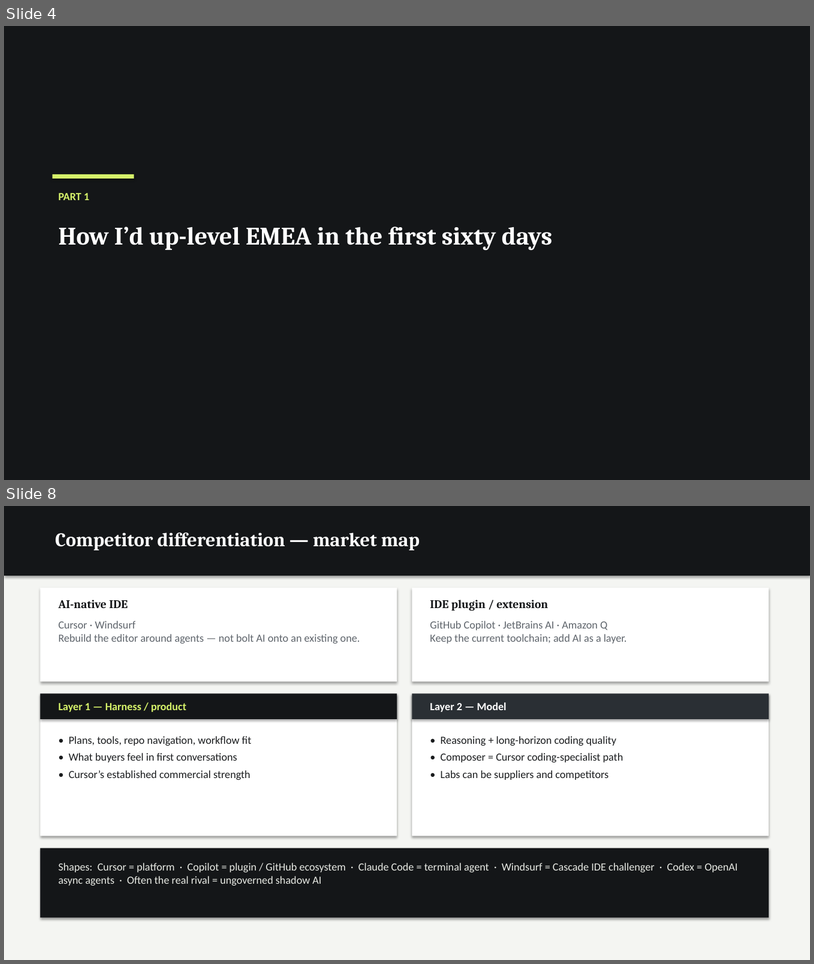
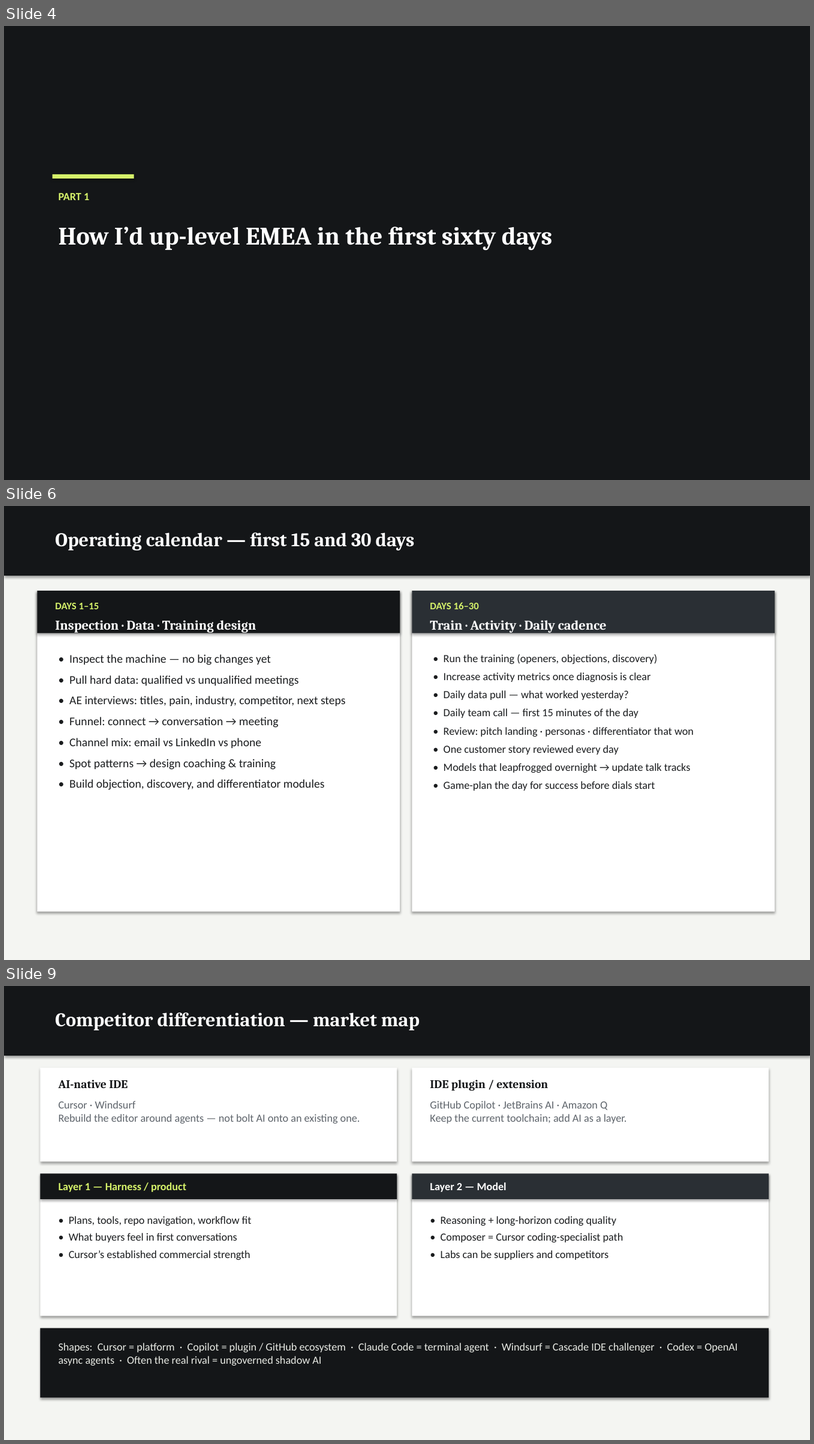
Before and after one commit to dempseli01-stack/lindsey, a slide deck: Lindsey_Presentation.pptx. Shown one above the other, each under a label of ours: slides 4 and 8 before the commit, slides 4, 6 and 9 after it; the slides between them are not shown. The pictures are 814x964 and 814x1444 pixels, drawn with LibreOffice and Linux fonts; fonts in the diff are those of the drawing. Boxes give left, top, right and bottom in pixels: in the first picture for what was removed or moved away, otherwise in the second. Text is boxed around its words. In the diff, an @@ line names an element or a change of style, - is before the commit and + after.

```diff
--- a/Lindsey_Presentation.pptx
+++ b/Lindsey_Presentation.pptx
@@ slide 6 added at (x1=4, y1=506, x2=810, y2=960), background #FFFFFF @@
@@ rectangle added at (x1=4, y1=506, x2=810, y2=960), fill #F4F5F2 @@
@@ rectangle added at (x1=4, y1=506, x2=810, y2=576), fill #141618 @@
@@ text added at (x1=55, y1=532, x2=415, y2=550), 23 pt, text #FFFFFF, bold @@
+Operating calendar — first 15 and 30 days
@@ rectangle added at (x1=37, y1=591, x2=400, y2=912), fill #FFFFFF @@
@@ rectangle added at (x1=37, y1=591, x2=400, y2=633), fill #141618 @@
@@ rectangle added at (x1=413, y1=591, x2=776, y2=912), fill #FFFFFF @@
@@ rectangle added at (x1=413, y1=591, x2=776, y2=633), fill #2A2F34 @@
@@ text added at (x1=55, y1=603, x2=99, y2=609), 12 pt, text #D6F26A, bold @@
+DAYS 1–15
@@ text added at (x1=430, y1=602, x2=479, y2=609), 12 pt, text #D6F26A, bold @@
+DAYS 16–30
@@ text added at (x1=55, y1=620, x2=257, y2=633), 16 pt, text #FFFFFF, bold @@
+Inspection · Data · Training design
@@ text added at (x1=430, y1=620, x2=607, y2=633), 16 pt, text #FFFFFF, bold @@
+Train · Activity · Daily cadence
@@ text added at (x1=69, y1=654, x2=346, y2=790), 14 pt, text #1A1C1E @@
+• Inspect the machine — no big changes yet
+• Pull hard data: qualified vs unqualified meetings
+• AE interviews: titles, pain, industry, competitor, next steps
+• Funnel: connect → conversation → meeting
+• Channel mix: email vs LinkedIn vs phone
+• Spot patterns → design coaching & training
+• Build objection, discovery, and differentiator modules
@@ text added at (x1=444, y1=654, x2=694, y2=790), 13 pt, text #1A1C1E @@
+• Run the training (openers, objections, discovery)
+• Increase activity metrics once diagnosis is clear
+• Daily data pull — what worked yesterday?
+• Daily team call — first 15 minutes of the day
+• Review: pitch landing · personas · differentiator that won
+• One customer story reviewed every day
+• Models that leapfrogged overnight → update talk tracks
+• Game-plan the day for success before dials start
@@ what was slide 8 is now slide 9 @@
```
Also in this commit, not shown: 5 other slides added, 5 slides removed, 2 other files.
